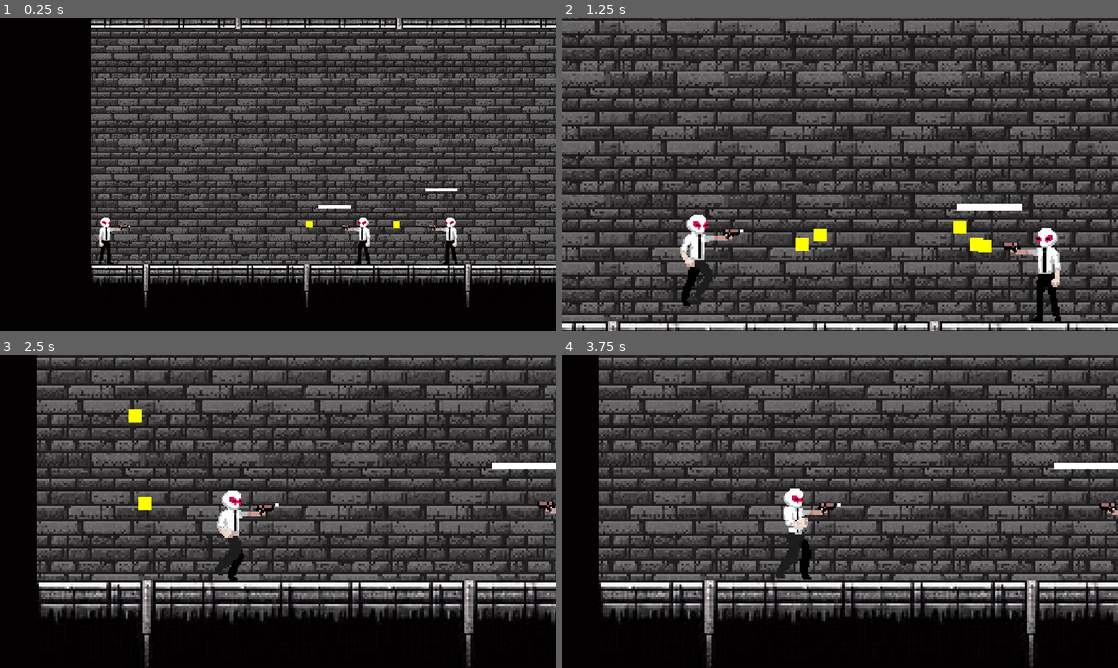
Above: before the commit, frames 1-4 (two rows, left to right).
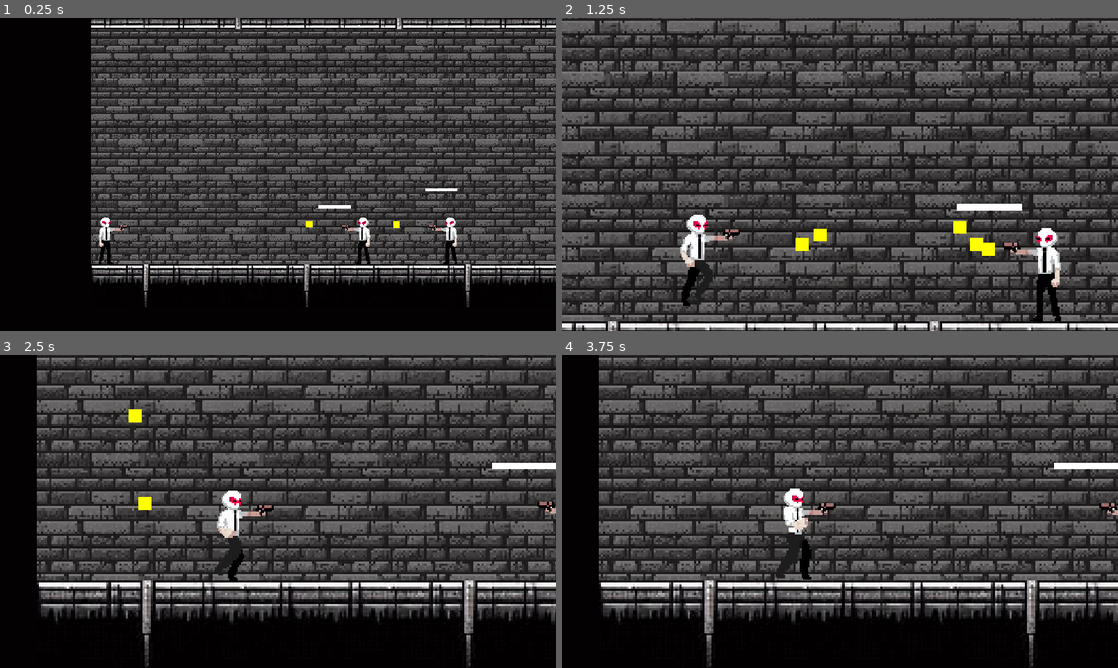
Above: after the commit, the same moments.

Repository: TrueHopolok/gamejam_nsjs
Game: Godot game, scene res://scenes/main.tscn
Two runs of this game, one before a commit and one after it. Both use one fixed random seed, a clock stepped at 60 frames per second and the inputs below.
Inputs:
- Up to frame 1 (0.25 s): no input
- Up to frame 2 (1.25 s): hold D (right) from 0.53 s (still down); hold K (shot) from 0.53 s (still down); tap L (jump) at 0.77 s
- Up to frame 3 (2.5 s): release K (shot) at 1.28 s; tap K (shot) at 1.35 s; tap L (jump) at 1.52 s; release D (right) at 2.03 s; hold A (left) from 2.03 s (still down); hold K (shot) from 2.03 s (still down)
- Up to frame 4 (3.75 s): release A (left) at 2.78 s; release K (shot) at 2.78 s; hold D (right) from 2.78 s (still down); tap K (shot) at 2.85 s; tap L (jump) at 3.02 s; hold K (shot) from 3.53 s (still down)

The runs differ from the first frame. In frame 1, less than 0.1% of the frame differs, in the area x 23-24%, y 66-67%; in frame 2, less than 0.1%, in the area x 32-78%, y 67-76%; in frame 3, less than 0.1%; in frame 4, less than 0.1%.

Commit message:
FIXED: angle shooting \bug

Diff:
--- a/scenes/menus/upgrade_menu.tscn
+++ b/scenes/menus/upgrade_menu.tscn
@@ -66,6 +66,7 @@
 text = "reload_time--"
 
 [node name="ProgressBar" type="ProgressBar" parent="UpgradeContainer/Button_ReloadTime"]
+layout_mode = 0
 offset_top = 50.0
 offset_right = 544.0
 offset_bottom = 68.0
@@ -79,6 +80,7 @@
 text = "bullet_amount++"
 
 [node name="ProgressBar" type="ProgressBar" parent="UpgradeContainer/Button_BulletAmount"]
+layout_mode = 0
 offset_top = 50.0
 offset_right = 544.0
 offset_bottom = 68.0
@@ -92,6 +94,7 @@
 text = "dmg++"
 
 [node name="ProgressBar" type="ProgressBar" parent="UpgradeContainer/Button_DMG"]
+layout_mode = 0
 offset_top = 50.0
 offset_right = 544.0
 offset_bottom = 68.0
@@ -105,6 +108,7 @@
 text = "rpm++"
 
 [node name="ProgressBar" type="ProgressBar" parent="UpgradeContainer/Button_RPM"]
+layout_mode = 0
 offset_top = 50.0
 offset_right = 544.0
 offset_bottom = 68.0
--- a/scenes/player.tscn
+++ b/scenes/player.tscn
@@ -630,16 +630,10 @@
 debug_color = Color(0.854902, 0, 0.12549, 0.819608)
 
 [node name="ShootingComponent" parent="." instance=ExtResource("3_3ivw5")]
-position = Vector2(0, -14)
+position = Vector2(4, -12)
 
 [node name="SpawnMarker" parent="ShootingComponent" index="0"]
-position = Vector2(29, 0)
-
-[node name="ColorRect" type="ColorRect" parent="ShootingComponent/SpawnMarker" index="0"]
-offset_left = -1.0
-offset_top = -1.0
-offset_right = 1.0
-offset_bottom = 1.0
+position = Vector2(27, 0)
 
 [node name="CollisionShape2D" type="CollisionShape2D" parent="."]
 position = Vector2(1, 3)
@@ -679,7 +673,7 @@
 [node name="AnimatedSprite2D" type="AnimatedSprite2D" parent="."]
 position = Vector2(-1, -8)
 sprite_frames = SubResource("SpriteFrames_82cq0")
-animation = &"run_down"
+animation = &"idle_side"
 
 [editable path="HealthComponent"]
 [editable path="ShootingComponent"]
--- a/scripts/in_game_objects/enemy.gd
+++ b/scripts/in_game_objects/enemy.gd
@@ -1,6 +1,8 @@
 class_name Enemy extends Node2D
 
 const SPEED : float = 1
+
+@export var reward_on_death : int = 1
 
 @onready var health_component : HealthComponent = $HealthComponent
 @onready var shooting_component : ShootingComponent = $ShootingComponent
@@ -52,7 +54,7 @@
 	animated_sprite.play(animation_name)
 
 func _die():
-	Global.stats["money"] += 1
+	Global.stats["money"] += reward_on_death
 	animated_sprite.play("death")
 
 func _move():
--- a/scripts/in_game_objects/player.gd
+++ b/scripts/in_game_objects/player.gd
@@ -60,9 +60,13 @@
 		return
 	_move()
 	var direction : Vector2 = get_look_direction()
+	_animate(direction)
 	if Input.is_action_pressed("shot"):
+		if animated_sprite.flip_h:
+			shooting_component.position.x = -4
+		else:
+			shooting_component.position.x = 4
 		shooting_component.shoot(direction)
-	_animate(direction)
 
 func _die():
 	velocity.x = 0
